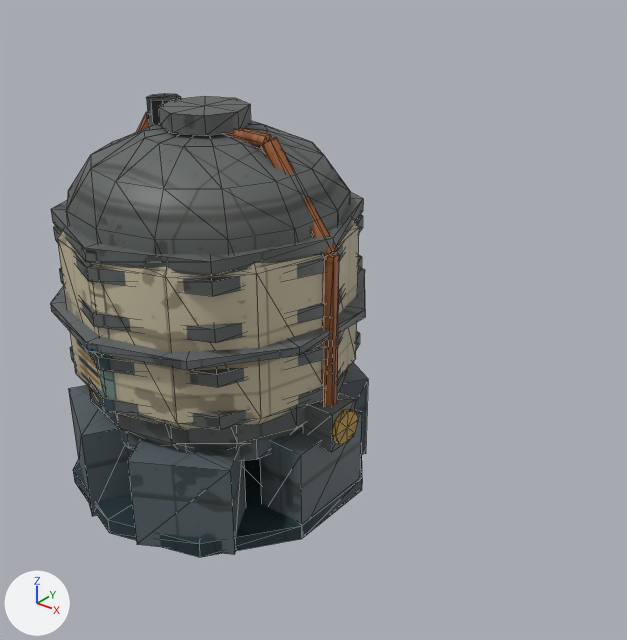
Renders of the glTF model assets/tank_large.glb from each side of a commit.
The view is the same before and after, from a camera (50 mm lens) standing at (18.0, -17.6, 17.4) and looking at (3.4, 0.7, 6.1). Every picture has the same lights, and +X, +Y and +Z are marked at lower left. The picture after the commit comes second. Mesh edges are drawn as thin lines. Where no turn or scale is listed for an object, it has been applied to the vertices. Vertices at exactly the same position are counted once.

Objects in the first picture: 'merged-263c43', 'merged-5d6a72', 'merged-646a6c', 'merged-6a7076', 'merged-a56233', 'merged-c19a3e', 'merged-cfc7ae' and 1 more.
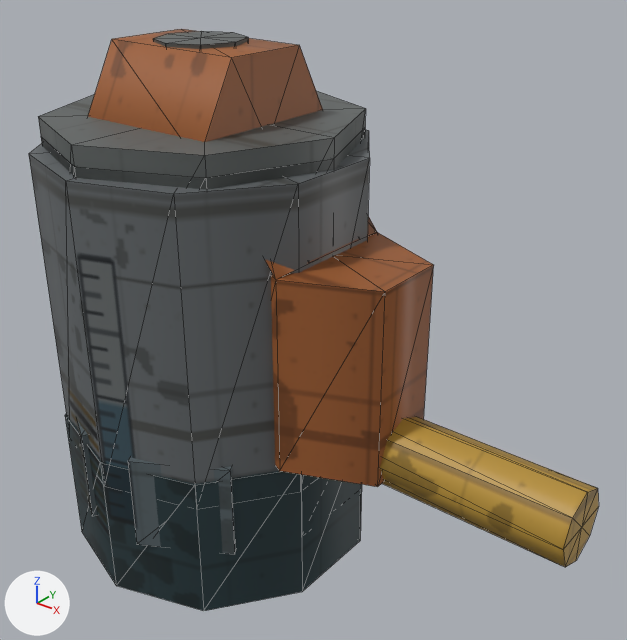
Changed parts and their boxes (x1, y1, x2, y2) in the pictures (627 x 640 px; the box of a moved part takes in the faces that stretch with it):
'merged-6a7076', rescaled: before (50, 268, 365, 370); after (29, 130, 370, 484)
'merged-646a6c', reshaped: before (51, 96, 363, 452); after (38, 31, 366, 190)
'merged-a56233', reshaped: before (137, 112, 339, 405); after (88, 29, 434, 487)
'merged-263c43', rescaled: before (73, 443, 362, 557); after (65, 415, 362, 611)
'merged-5d6a72', reshaped: before (68, 363, 368, 555); after (77, 421, 236, 555)
'merged-c19a3e', reshaped: before (332, 409, 358, 444); after (380, 417, 599, 567)
part 2 of me_mesh_1, moved or reshaped (not visible afterwards): before (120, 426, 303, 461)
part 3 of me_mesh_2, moved or reshaped (not visible afterwards): before (70, 332, 360, 430)
part 4 of me_mesh_2, moved or reshaped (not visible afterwards): before (88, 331, 342, 387)
part 5 of me_mesh_2, moved or reshaped (not visible afterwards): before (59, 255, 362, 343)
part 6 of me_mesh_2, moved or reshaped: before (53, 214, 363, 296); after (41, 129, 365, 190)
part 7 of me_mesh_2, moved or reshaped: before (51, 192, 363, 276); after (38, 91, 366, 190)
part 8 of me_mesh_2, moved or reshaped (not visible afterwards): before (303, 393, 355, 452)
part 9 of me_mesh_2, moved or reshaped: before (158, 96, 251, 136); after (153, 31, 248, 49)
part 10 of me_mesh_3, surface changed (yellow): before (58, 220, 359, 430)

The change, as a diff of the scene's bpy script:
```diff
--- a/assets/tank_large.glb.py
+++ b/assets/tank_large.glb.py
@@ me_mesh_0 @@
-me_mesh_0.from_pydata(...)  # 24 vertices, 40 faces; spans x -4.76..4.76, y -5.0..5.0, z 0.0..0.5
+me_mesh_0.from_pydata(...)  # 24 vertices, 40 faces; spans x -4.76..4.76, y -5.0..5.0, z -2.09..2.59
+# me_mesh_0 part 1: the whole mesh is scaled about its middle by (1, 1, 9.36)
 me_mesh_0.materials.append(mat_dark_mapped)
@@ me_mesh_1 @@
-me_mesh_1.from_pydata(...)  # 76 vertices, 120 faces; spans x -4.7..4.7, y -4.82..4.82, z 0.0..3.25
+me_mesh_1.from_pydata(...)  # 76 vertices, 120 faces; spans x -4.7..4.7, y -4.82..4.82, z 0.0..4.57
+# me_mesh_1 part 2: the loose piece of 28 vertices spanning x -3.95..3.95, y -3.95..3.95, z 2.55..3.25 is scaled about its middle by (1, 1, 4.78)
 me_mesh_1.materials.append(mat_frame_mapped)
@@ me_mesh_2 @@
-me_mesh_2.from_pydata(...)  # 248 vertices, 400 faces; spans x -4.65..5.1, y -4.65..4.65, z 1.5..12.12
+me_mesh_2.from_pydata(...)  # 248 vertices, 400 faces; spans x -4.65..5.61, y -4.65..4.65, z 1.47..13.98
+# me_mesh_2 part 3: the loose piece of 20 vertices spanning x -4.65..4.65, y -4.65..4.65, z 4.2..4.6 is scaled about its middle by (1, 1, 14.6)
+# me_mesh_2 part 4: the loose piece of 20 vertices spanning x -4.65..4.65, y -4.65..4.65, z 5.55..5.95 is scaled about its middle by (1, 1, 14.6)
+# me_mesh_2 part 5: the loose piece of 20 vertices spanning x -4.65..4.65, y -4.65..4.65, z 6.9..7.3 is scaled about its middle by (1, 1, 14.6)
+# me_mesh_2 part 6: the loose piece of 20 vertices spanning x -4.65..4.65, y -4.65..4.65, z 8.25..8.65 is scaled about its middle by (1, 1, 14.6)
+# me_mesh_2 part 7: the loose piece of 20 vertices spanning x -4.65..4.65, y -4.65..4.65, z 8.8..9.2 is scaled about its middle by (1, 1, 14.6)
+# me_mesh_2 part 8: the loose piece of 8 vertices spanning x 4.0..5.1, y -0.55..0.55, z 2.75..4.05 is scaled about its middle by (1.93, 1.93, 1.39)
+# me_mesh_2 part 9: the loose piece of 20 vertices spanning x -1.3..1.3, y -1.3..1.3, z 11.57..12.12 is scaled about its middle by (1, 1, 7.74)
 me_mesh_2.materials.append(mat_metal_mapped)
@@ me_mesh_3 @@
 me_mesh_3.from_pydata(...)  # 52 vertices, 72 faces; spans x -4.5..4.5, y -4.5..4.5, z 3.9..9.1
+# me_mesh_3 part 10: texture (UV) coordinates of 72 of 72 faces, centred in x -4.3..4.3, y -4.3..4.3, z 4.03..8.97, changed; they spanned u 0.05..0.8, v 0.14..0.87 and now span u 0.09..0.69, v 0.27..0.87
 me_mesh_3.materials.append(mat_insulation_mapped)
@@ me_mesh_4 @@
-me_mesh_4.from_pydata(...)  # 62 vertices, 120 faces; spans x -4.78..4.78, y -0.26..0.26, z 2.8..11.69
+me_mesh_4.from_pydata(...)  # 62 vertices, 120 faces; spans x -7.15..7.15, y -2.66..2.66, z 2.8..13.9
+# me_mesh_4 part 11: 56 of 62 vertices moved; they spanned x -4.78..4.78, y -0.26..0.26, z 2.8..11.69 and now span x -7.15..7.15, y -2.66..2.66, z 2.8..13.9; mean shift (0.0, 0.0, 0.0); largest move (4.32, -0.13, 2.8) -> (1.95, -1.13, 2.8)
 me_mesh_4.materials.append(mat_copper_mapped)
@@ me_mesh_5 @@
-me_mesh_5.from_pydata(...)  # 18 vertices, 32 faces; spans x 5.09..5.25, y -0.55..0.55, z 2.85..3.95
+me_mesh_5.from_pydata(...)  # 18 vertices, 32 faces; spans x -2.145..12.485, y -1.064..1.064, z 2.336..4.464
+# me_mesh_5 part 12: 18 of 18 vertices moved; they spanned x 5.09..5.25, y -0.55..0.55, z 2.85..3.95 and now span x -2.145..12.485, y -1.064..1.064, z 2.336..4.464; mean shift (0.0, 0.0, 0.0)
 me_mesh_5.materials.append(mat_hazardpaint_mapped)
@@ me_mesh_6 @@
-me_mesh_6.from_pydata(...)  # 24 vertices, 40 faces; spans x -4.71..4.71, y -4.95..4.95, z 6.28..6.53
+me_mesh_6.from_pydata(...)  # 24 vertices, 40 faces; spans x -4.71..4.71, y -4.95..4.95, z 1.72..11.08
+# me_mesh_6 part 13: the whole mesh is scaled about its middle by (1, 1, 37.5)
 me_mesh_6.materials.append(mat_deckplate_mapped)
```
